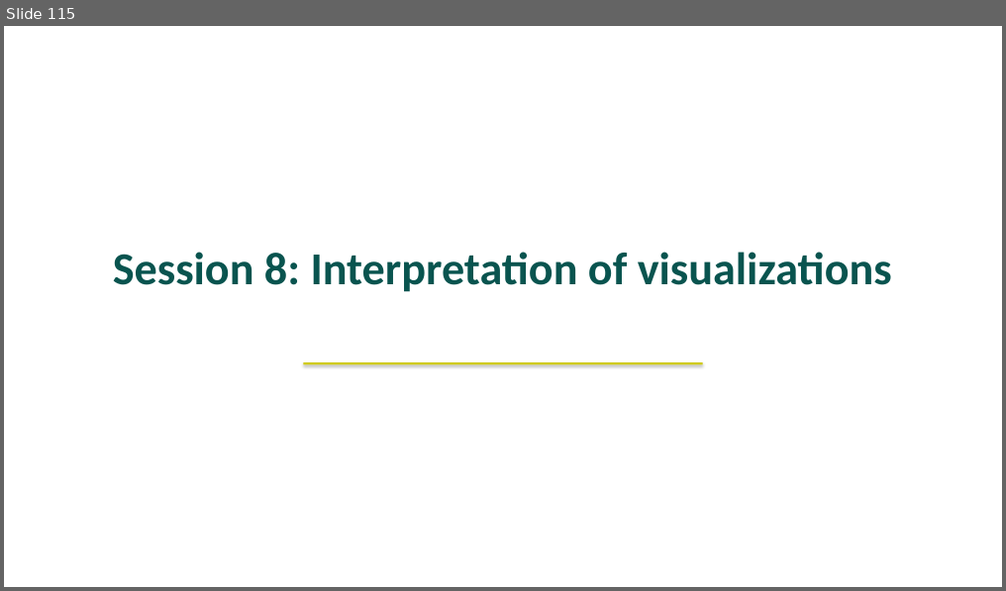
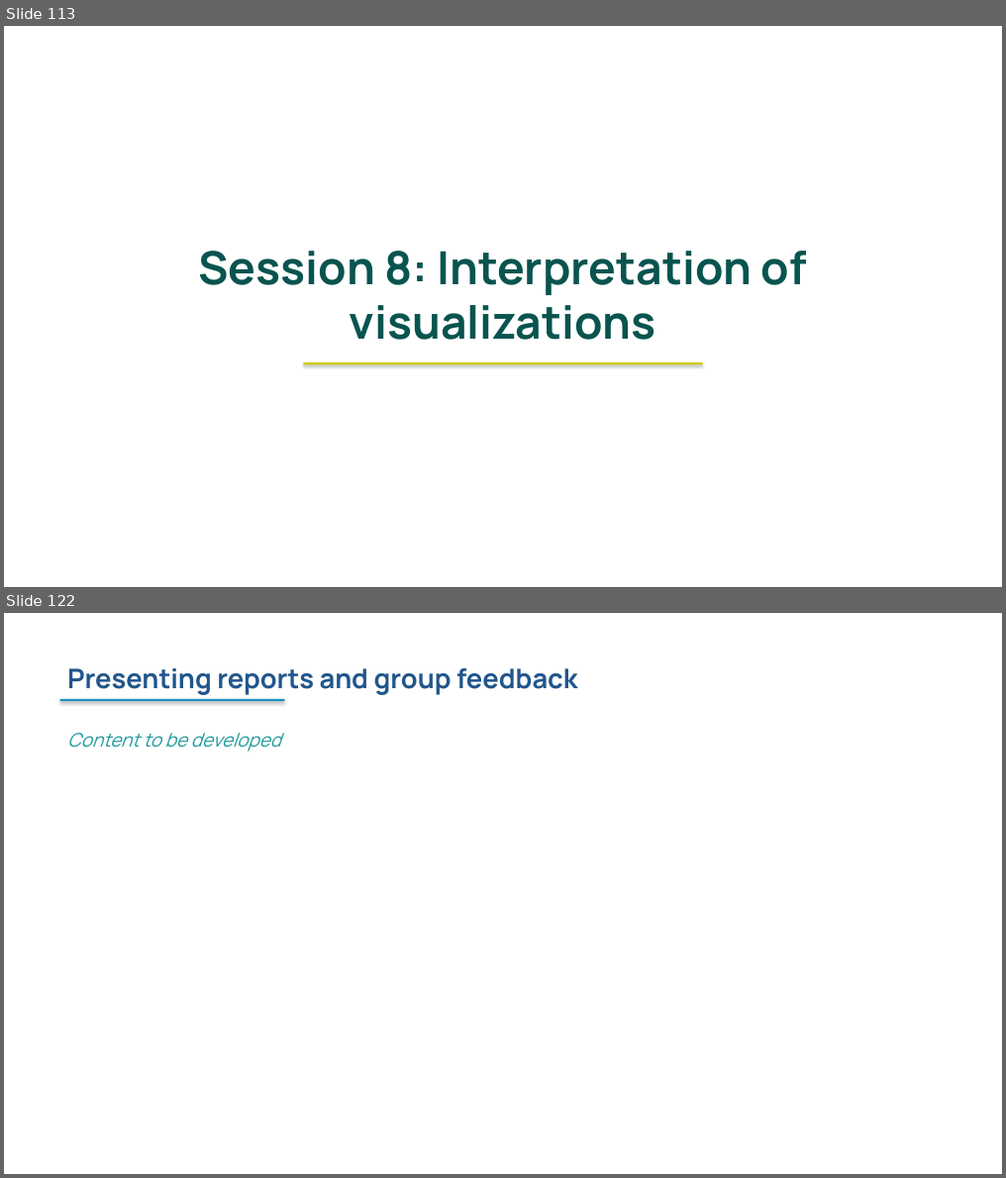
Before and after one commit to FASTR-Analytics/fastr-resource-hub, a slide deck: outputs/2026-zambia_deck.pptx. Shown one above the other, each under a label of ours: slide 115 before the commit, slides 113 and 122 after it; the slides between them are not shown. The pictures are 1006x591 and 1006x1178 pixels, drawn with LibreOffice and Linux fonts; fonts in the diff are those of the drawing. Boxes give left, top, right and bottom in pixels: in the first picture for what was removed or moved away, otherwise in the second. Text is boxed around its words. In the diff, an @@ line names an element or a change of style, - is before the commit and + after.

```diff
--- a/outputs/2026-zambia_deck.pptx
+++ b/outputs/2026-zambia_deck.pptx
@@ slide 122 added at <box>4,613,1002,1174</box>, background #FFFFFF @@
@@ text added at <box>67,668,577,695</box>, 26 pt, text #21568C, bold @@
+Presenting reports and group feedback
@@ rectangle added at <box>60,699,285,701</box>, fill #1A90C0 @@
@@ text added at <box>67,733,281,752</box>, 18 pt, text #1F9A9C, italic @@
+Content to be developed
@@ what was slide 115 is now slide 113 @@
@@ slide 113 changed as well @@
@@ text "Session 8: Interpretation of visualizations" at <box>198,251,807,340</box>: font Calibri to Manrope @@
```
Also in this commit, not shown: 130 other slides changed, 3 other slides added, 3 slides removed, 22 other files.
